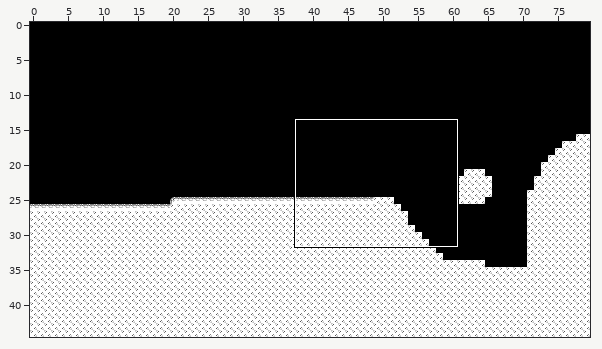
Level history. Tiled map: Output/Assets/map/Map.tmx. Above: a wide view before the commit, with the close-up outlined.
Close-up. Before the edit:
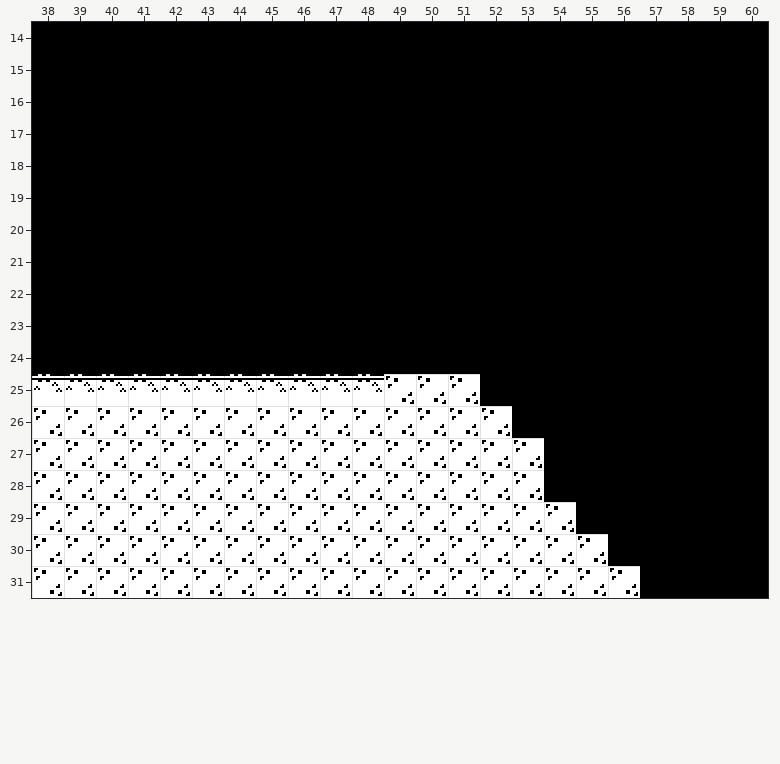
Cells are 16x16 px. Shown: x 38..60, y 14..31. The commit also changed other parts of the map, which this record leaves out. The old version is drawn lined up with the new one.
The same view after the edit:
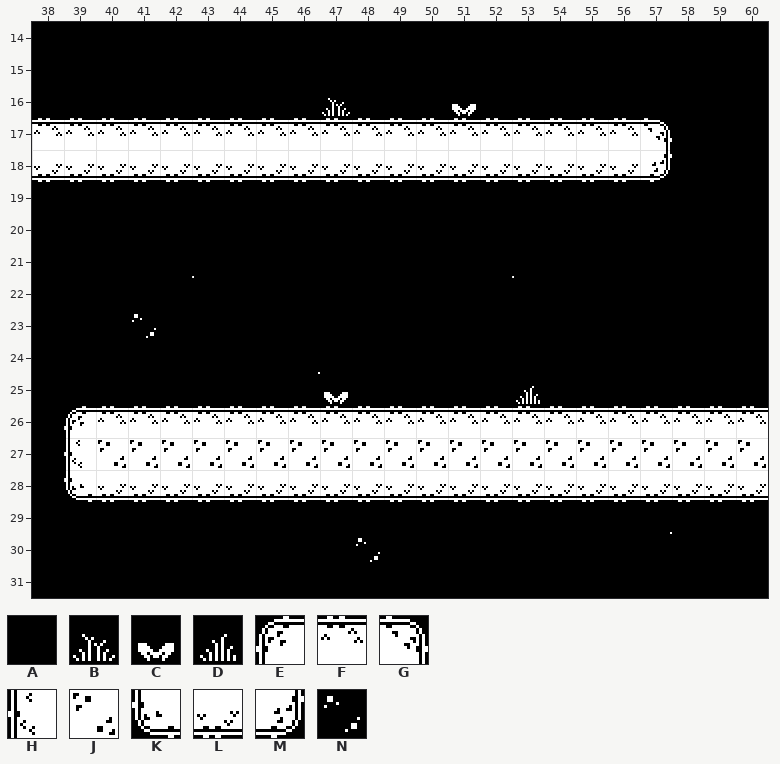
Key: from "TileSet": A 0, B 18, C 37, D 38, E 87, F 88, G 89, H 107, J 108, K 127, L 128, M 129, N 291.
_ is an empty cell.
From old to new:
map size 80x45 -> 80x30 cells
Layer "Capa de patrones 1":
Tile F gives way to tile A in row 25 at x 38 to 46 and 48.
Tile J gives way to tile A in row 25 at x 49 to 51; in rows 26 to 28 at x 38; in row 29 at x 38 to 54; in row 30 at x 38 to 47 and 49 to 55; in row 31 at x 38 to 56.
Tile A gives way to tile B in row 16 at x 47.
Tile A gives way to tile C in row 16 at x 51.
Tile F gives way to tile C in row 25 at x 47.
Tile A gives way to tile D in row 25 at x 53.
Tile J gives way to tile E in row 26 at x 39.
Tile A gives way to tile F in row 17 at x 38 to 56; in row 26 at x 53 to 60.
Tile J gives way to tile F in row 26 at x 40 to 52.
Tile A gives way to tile G in row 17 at x 57.
Tile J gives way to tile H in row 27 at x 39.
Tile A gives way to tile J in row 27 at x 54 to 60.
Tile J gives way to tile K in row 28 at x 39.
Tile A gives way to tile L in row 18 at x 38 to 56; in row 28 at x 54 to 60.
Tile J gives way to tile L in row 28 at x 40 to 53.
Tile A gives way to tile M in row 18 at x 57.
Tile A gives way to tile N in row 23 at x 41.
Tile J gives way to tile N in row 30 at x 48.
Pixel boxes of the changes (left, top, right, bottom) in both close-ups:
changed: (32, 98, 672, 182)
changed: (132, 314, 156, 338)
changed: (32, 374, 768, 598)
